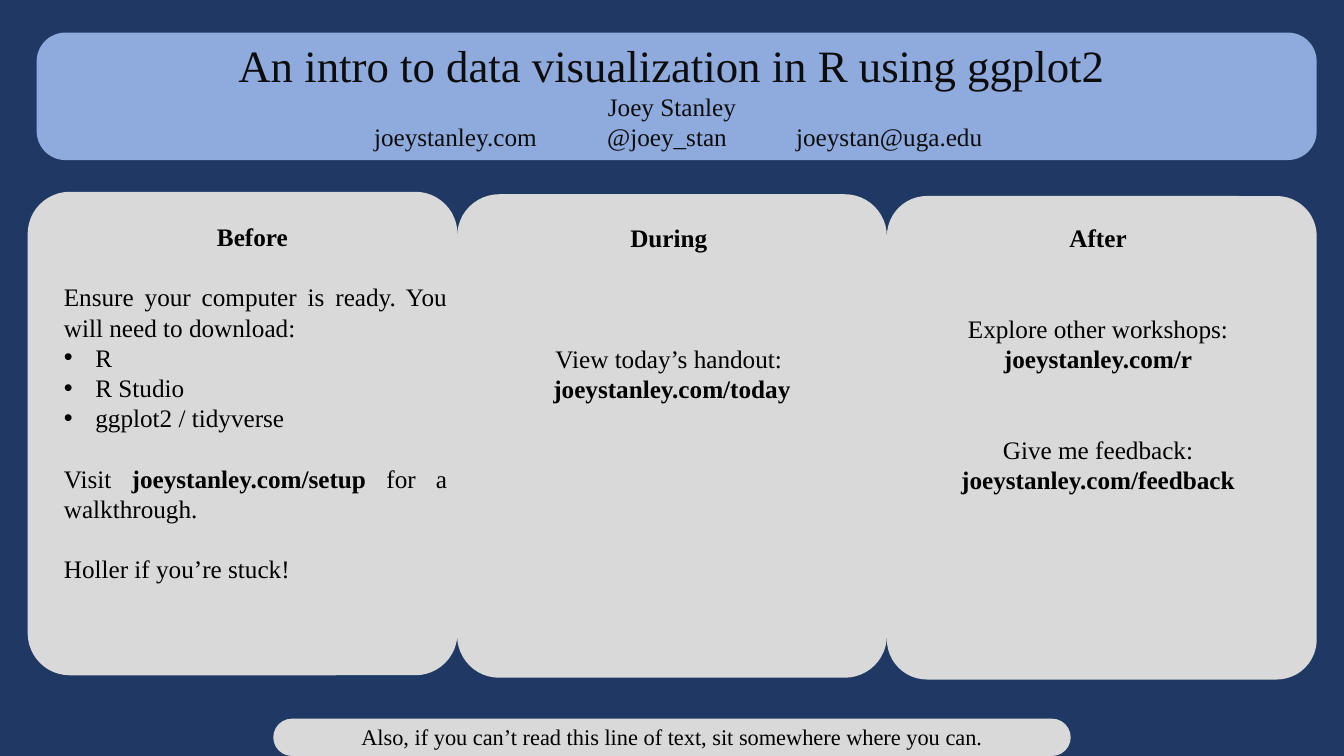
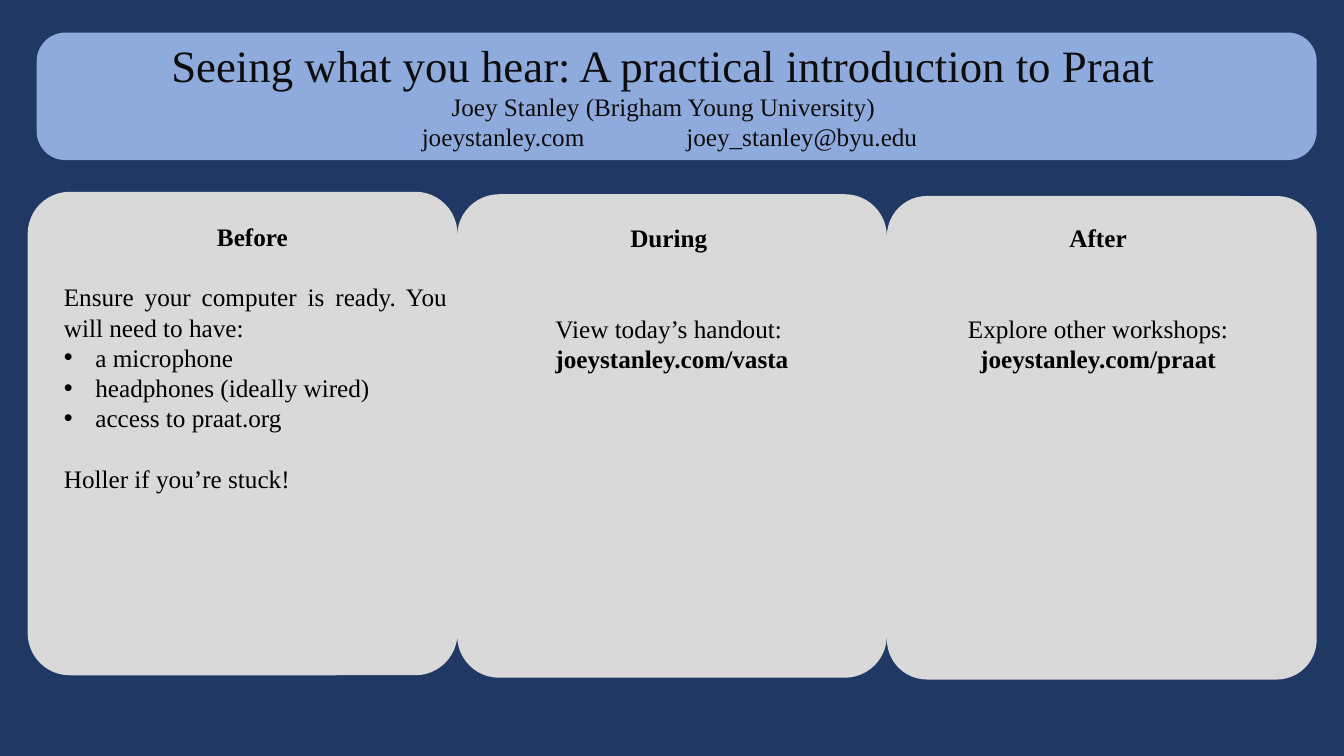
Before and after one commit to JoeyStanley/joeystanley, a slide deck: slide 1 of blog/vasta/images/_slideshow.pptx. Drawn at 1344x756 pixels with LibreOffice and Linux fonts; fonts in the diff are those of the drawing. Boxes give left, top, right and bottom in pixels: in the first picture for what was removed or moved away, otherwise in the second. Text is boxed around its words. In the diff, an @@ line names an element or a change of style, - is before the commit and + after.

```diff
--- a/blog/vasta/images/_slideshow.pptx
+++ b/blog/vasta/images/_slideshow.pptx
@@ text at (171, 51, 1154, 152): text changed @@
-An intro to data visualization in R using ggplot2
-Joey Stanley
-joeystanley.com @joey_stan joeystan@uga.edu
+Seeing what you hear: A practical introduction to Praat
+Joey Stanley (Brigham Young University)
+joeystanley.com joey_stanley@byu.edu
@@ text at (64, 288, 447, 433): text changed @@
-Ensure your computer is ready. You will need to download:
-• R
-• R Studio
-• ggplot2 / tidyverse
-Visit joeystanley.com/setup for a walkthrough.
+Ensure your computer is ready. You will need to have:
+• a microphone
+• headphones (ideally wired)
+• access to praat.org
@@ text at (555, 350, 788, 374): text changed @@
-joeystanley.com/today
+joeystanley.com/vasta
@@ text at (980, 350, 1216, 374): text changed @@
-joeystanley.com/r
-Give me feedback:
-joeystanley.com/feedback
+joeystanley.com/praat
@@ rounded rectangle removed at (273, 719, 1071, 756) @@
@@ text removed at (361, 729, 983, 750) @@
-Also, if you can’t read this line of text, sit somewhere where you can.
```
Also in this commit, not shown: 2 slides added, 2 other files.
